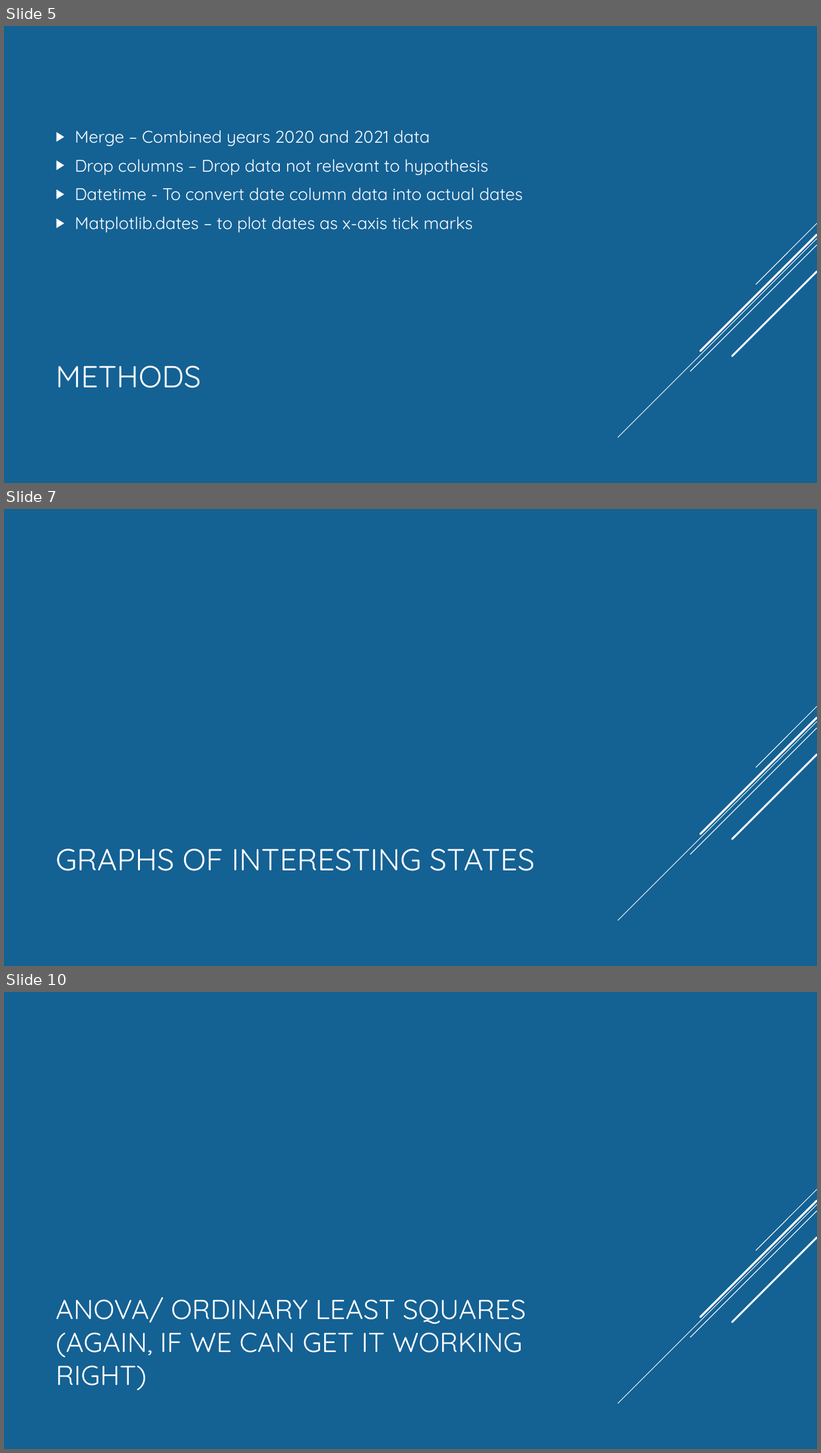
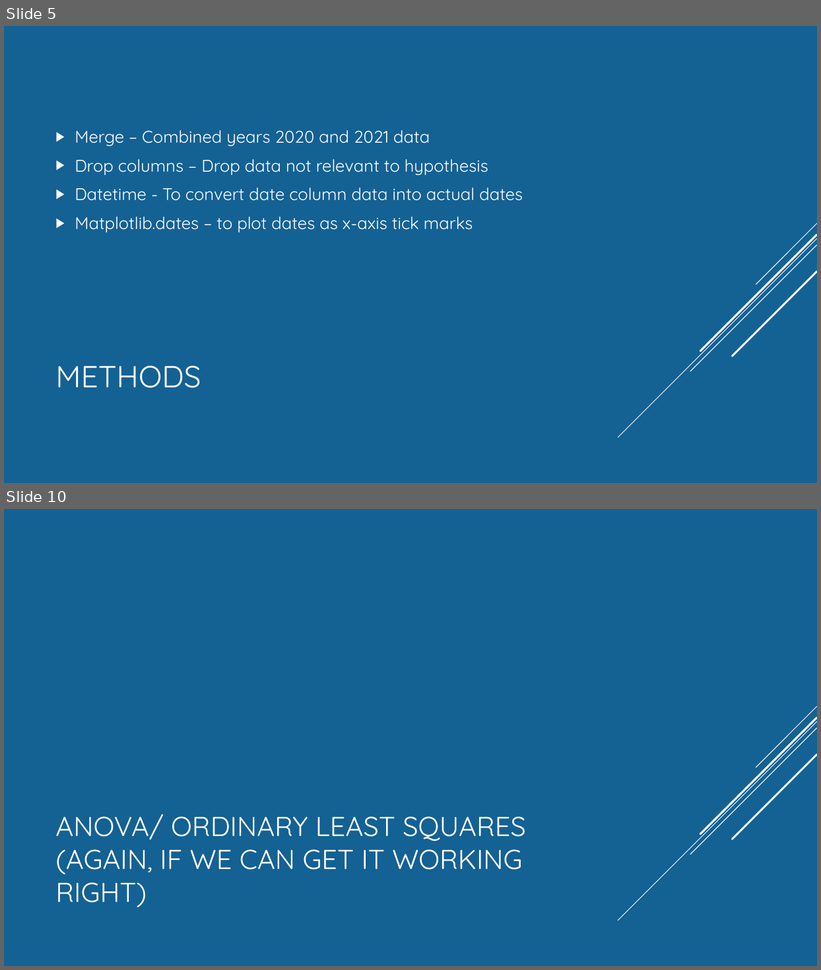
Before and after one commit to Munseaux/Pandemic-Movement, a slide deck: presentation.pptx. Shown one above the other, each under a label of ours: slides 5, 7 and 10 before the commit, slides 5 and 10 after it; the slides between them are not shown. The pictures are 821x1453 and 821x970 pixels, drawn with LibreOffice and Linux fonts; fonts in the diff are those of the drawing. Boxes give left, top, right and bottom in pixels: in the first picture for what was removed or moved away, otherwise in the second. Text is boxed around its words. In the diff, an @@ line names an element or a change of style, - is before the commit and + after.

Commit message:
Add files via upload
added some graphs to presentation

```diff
--- a/presentation.pptx
+++ b/presentation.pptx
@@ slide 7 removed at (4,509,817,966), background #146194; not listed: 5 template elements that a slide beside it also shows @@
@@ title removed at (55,849,535,871) @@
-GRAPHS OF INTERESTING STATES
```
Also in this commit, not shown: 2 slides changed, 2 slides added, 1 other slide removed.
